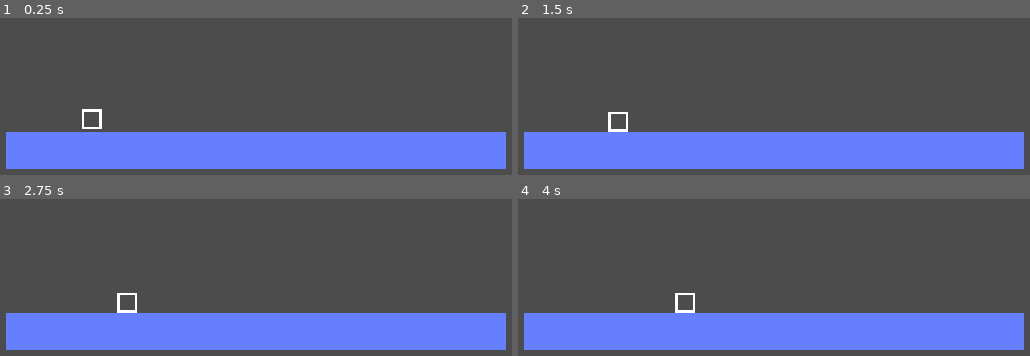
Above: before the commit, frames 1-4 (two rows, left to right).
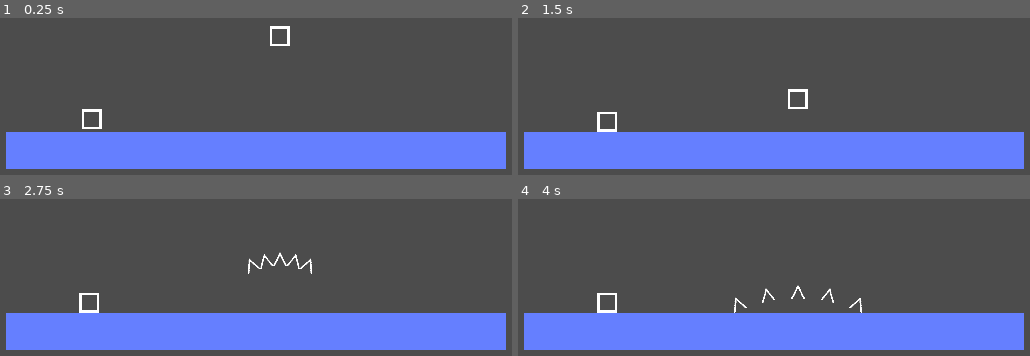
Above: after the commit, the same moments.

Repository: ktosox/GWJ68
Game: Godot game, scene res://test/feature_playground.tscn
Same seed, same stepped clock (60 frames per second), same inputs: the game is played once before the commit and once after it. The project has no main scene, so this scene is started directly. The engine's default icon, where the game draws it, is replaced by a stand-in: a white triangle on a blue panel in a dark square.
Inputs (mouse positions are in pixels of both pictures, inside the frame that each line leads up to):
- Up to frame 1 (0.25 s): no input
- Up to frame 2 (1.5 s): move the mouse to (outside the picture) at 0.52 s; press the mouse at (outside the picture) at 0.53 s; move the mouse to (589, 55) at 1.27 s; release the mouse at (589, 55) at 1.28 s; click (589, 55) at 1.35 s
- Up to frame 3 (2.75 s): move the mouse to (outside the picture) at 2.02 s; press the mouse at (outside the picture) at 2.03 s
- Up to frame 4 (4 s): move the mouse to (707, 304) at 2.77 s; release the mouse at (707, 304) at 2.78 s; click (707, 304) at 2.85 s; move the mouse to (989, 282) at 3.52 s; press the mouse at (989, 282) at 3.53 s

The runs differ from the first frame. In frame 1, 0.2% of the frame differs, in the area x 52-57%, y 5-18%; in frame 2, 0.5%; in frame 3, 0.8%, in the area x 15-61%, y 33-73%; in frame 4, 0.8%.

Commit message:
added a box of nails that spreads nails

Diff:
--- /dev/null
+++ b/Game/stuff/nail.tscn
@@ -0,0 +1,16 @@
+[gd_scene load_steps=2 format=2]
+
+[ext_resource path="res://resources/arrow.png" type="Texture" id=1]
+
+[node name="Nail" type="RigidBody2D"]
+collision_layer = 0
+collision_mask = 2
+mass = 4.0
+
+[node name="Arrow" type="Sprite" parent="."]
+scale = Vector2( 0.5, 1 )
+texture = ExtResource( 1 )
+
+[node name="CollisionPolygon2D" type="CollisionPolygon2D" parent="."]
+position = Vector2( 0, 9 )
+polygon = PoolVector2Array( -11, 0, 11, 0, 0, -22 )
--- /dev/null
+++ b/Game/stuff/nail_box.gd
@@ -0,0 +1,27 @@
+extends RigidBody2D
+
+var nail_scene = preload("res://stuff/nail.tscn")
+
+var fall_time = 0
+
+
+func _process(delta):
+	fall_time += delta * 1.4
+
+func spawn_nails():
+	var count = 5
+	var angle = -0.4
+	while count > 0:
+		var new_nail = nail_scene.instance()
+		new_nail.global_position = global_position
+		new_nail.rotation = angle
+		new_nail.apply_central_impulse(Vector2(0,-50).rotated(angle) * fall_time)
+		get_parent().add_child(new_nail)
+		count -= 1
+		angle += 0.2
+	pass
+
+func _on_NailBox_body_entered(body):
+	spawn_nails()
+	queue_free()
+	pass # Replace with function body.
--- /dev/null
+++ b/Game/stuff/nail_box.tscn
@@ -0,0 +1,22 @@
+[gd_scene load_steps=4 format=2]
+
+[ext_resource path="res://resources/box.png" type="Texture" id=1]
+[ext_resource path="res://stuff/nail_box.gd" type="Script" id=2]
+
+[sub_resource type="RectangleShape2D" id=1]
+extents = Vector2( 16, 16 )
+
+[node name="NailBox" type="RigidBody2D"]
+collision_layer = 0
+collision_mask = 2
+contacts_reported = 2
+contact_monitor = true
+script = ExtResource( 2 )
+
+[node name="CollisionShape2D" type="CollisionShape2D" parent="."]
+shape = SubResource( 1 )
+
+[node name="Box" type="Sprite" parent="."]
+texture = ExtResource( 1 )
+
+[connection signal="body_entered" from="." to="." method="_on_NailBox_body_entered"]
--- a/Game/test/feature_playground.tscn
+++ b/Game/test/feature_playground.tscn
@@ -7,6 +7,7 @@
 [ext_resource path="res://resources/dot.png" type="Texture" id=5]
 [ext_resource path="res://resources/box.png" type="Texture" id=6]
 [ext_resource path="res://resources/square.png" type="Texture" id=7]
+[ext_resource path="res://stuff/nail_box.tscn" type="PackedScene" id=8]
 
 [sub_resource type="RectangleShape2D" id=1]
 extents = Vector2( 400, 30 )
@@ -65,7 +66,6 @@
 position = Vector2( 682, -172 )
 collision_layer = 2
 collision_mask = 16
-constant_linear_velocity = Vector2( 60, 0 )
 
 [node name="Line2D" type="Line2D" parent="StaticBody2D"]
 points = PoolVector2Array( 400, 0, -400, 0 )
@@ -87,5 +87,8 @@
 [node name="Box" type="Sprite" parent="RigidBody2D"]
 texture = ExtResource( 6 )
 
+[node name="NailBox" parent="." instance=ExtResource( 8 )]
+position = Vector2( 720, -358 )
+
 [connection signal="mouse_entered" from="Icon/TextureProgress" to="." method="_on_TextureProgress_mouse_entered"]
 [connection signal="mouse_exited" from="Icon/TextureProgress" to="." method="_on_TextureProgress_mouse_exited"]
Not shown: 1 places in Game/test/feature_playground.tscn that only renumber resources
